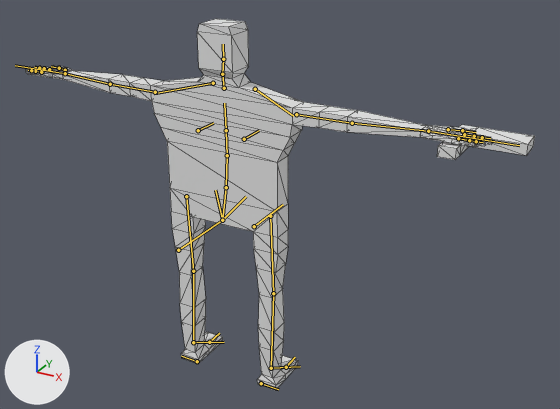
Before and after pictures for a commit that changed the glTF model BlenderTutorial/gruntBasicEnemy.glb.
The view is the same before and after, from a camera (50 mm lens) standing at (1.77, -2.73, 2.31) and looking at (0.2, 0.12, 0.89). Arrows for +X, +Y and +Z are at lower left; the lights stay in place. The first picture is the older version. The bones that change, and the others that lie on the model, are drawn over the model as lines. Mesh edges are drawn as thin lines.

The first picture shows 'GruntMesh', 'SimpleGun'.
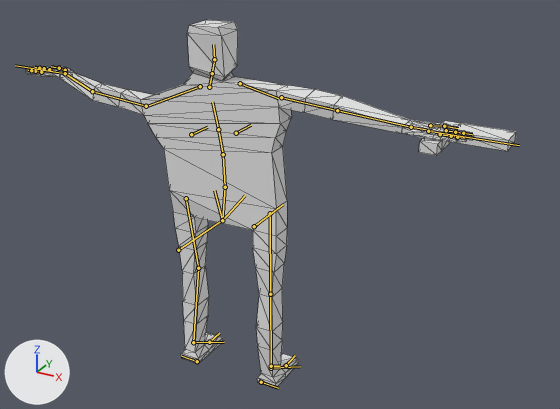
The newer file adds an action. The first version stands in its rest pose; the second is drawn at frame 0 of the action 'ImpactPushLeft'.

Pixel boxes [x1, y1, x2, y2] of what changed, in the pictures (560 x 409 px):
```json
{"object": "GruntMesh", "change": "posed", "before": [26, 19, 492, 390], "after": [26, 20, 474, 389]}
{"object": "SimpleGun", "change": "posed", "before": [437, 125, 535, 160], "after": [419, 121, 516, 155]}
{"bone": "spine", "before": "(222, 220) to (226, 187)", "after": "(222, 220) to (225, 187)"}
{"bone": "spine.001", "before": "(226, 187) to (227, 155)", "after": "(225, 187) to (223, 154)"}
{"bone": "spine.002", "before": "(227, 155) to (226, 130)", "after": "(223, 154) to (218, 129)"}
{"bone": "spine.003", "before": "(226, 130) to (224, 103)", "after": "(218, 129) to (212, 102)"}
{"bone": "spine.004", "before": "(224, 88) to (222, 74)", "after": "(209, 87) to (212, 73)"}
{"bone": "spine.005", "before": "(222, 74) to (223, 59)", "after": "(212, 73) to (214, 59)"}
{"bone": "spine.006", "before": "(223, 59) to (223, 44)", "after": "(214, 59) to (213, 44)"}
{"bone": "upper_arm.L", "before": "(155, 92) to (110, 84)", "after": "(146, 106) to (92, 91)"}
{"bone": "forearm.L", "before": "(110, 84) to (65, 73)", "after": "(92, 91) to (65, 73)"}
{"bone": "upper_arm.R", "before": "(296, 114) to (352, 123)", "after": "(281, 97) to (337, 110)"}
{"bone": "forearm.R", "before": "(352, 123) to (428, 131)", "after": "(337, 110) to (411, 127)"}
{"bone": "hand.R", "before": "(428, 131) to (450, 134)", "after": "(411, 127) to (432, 130)"}
{"bone": "thigh.L", "before": "(186, 196) to (193, 271)", "after": "(186, 198) to (198, 268)"}
{"bone": "shin.L", "before": "(193, 271) to (193, 342)", "after": "(198, 268) to (193, 342)"}
{"bone": "thigh.R", "before": "(270, 216) to (273, 293)", "after": "(270, 213) to (270, 294)"}
{"bone": "shin.R", "before": "(273, 293) to (271, 368)", "after": "(270, 294) to (271, 366)"}
```

The change, as JSON lines over the scene's bpy script:
```json
{"block": "bone_spine", "where": "bone_spine = bpy.data.objects['GruntRig'].pose.bones['spine']  # child of 'root'"}
{"op": "set", "path": "bone_spine.rotation_quaternion", "old": "(1.0, 0.0, 0.0, 0.0)", "new": "(1.0, 0.0, -0.006, 0.023)", "note": "degrees (0, 0, 0) -> degrees (0, -1, 3)"}
{"block": "bone_spine_001", "where": "bone_spine_001 = bpy.data.objects['GruntRig'].pose.bones['spine.001']  # child of 'spine'"}
{"op": "set", "path": "bone_spine_001.rotation_quaternion", "old": "(1.0, 0.0, 0.0, 0.0)", "new": "(1.0, 0.0, -0.003, 0.024)", "note": "degrees (0, 0, 0) -> degrees (0, 0, 3)"}
{"block": "bone_spine_002", "where": "bone_spine_002 = bpy.data.objects['GruntRig'].pose.bones['spine.002']  # child of 'spine.001'"}
{"op": "set", "path": "bone_spine_002.rotation_quaternion", "old": "(1.0, 0.0, 0.0, 0.0)", "new": "(1.0, 0.0, 0.001, 0.024)", "note": "degrees (0, 0, 0) -> degrees (0, 0, 3)"}
{"block": "bone_spine_003", "where": "bone_spine_003 = bpy.data.objects['GruntRig'].pose.bones['spine.003']  # child of 'spine.002'"}
{"op": "set", "path": "bone_spine_003.rotation_quaternion", "old": "(1.0, 0.0, 0.0, 0.0)", "new": "(1.0, 0.0, 0.001, 0.024)", "note": "degrees (0, 0, 0) -> degrees (0, 0, 3)"}
{"block": "bone_spine_004", "where": "bone_spine_004 = bpy.data.objects['GruntRig'].pose.bones['spine.004']  # child of 'spine.003'"}
{"op": "set", "path": "bone_spine_004.rotation_quaternion", "old": "(1.0, 0.0, 0.0, 0.0)", "new": "(0.972, -0.054, 0.077, -0.215)", "note": "degrees (0, 0, 0) -> degrees (-8, 7, -25)"}
{"block": "bone_spine_005", "where": "bone_spine_005 = bpy.data.objects['GruntRig'].pose.bones['spine.005']  # child of 'spine.004'"}
{"op": "set", "path": "bone_spine_005.rotation_quaternion", "old": "(1.0, 0.0, 0.0, 0.0)", "new": "(0.989, 0.151, 0.0, 0.0)", "note": "degrees (0, 0, 0) -> degrees (17, 0, 0)"}
{"block": "bone_spine_006", "where": "bone_spine_006 = bpy.data.objects['GruntRig'].pose.bones['spine.006']  # child of 'spine.005'"}
{"op": "set", "path": "bone_spine_006.rotation_quaternion", "old": "(1.0, 0.0, 0.0, 0.0)", "new": "(0.982, -0.088, -0.077, 0.147)", "note": "degrees (0, 0, 0) -> degrees (-11, -7, 18)"}
{"block": "bone_upper_arm_l", "where": "bone_upper_arm_l = bpy.data.objects['GruntRig'].pose.bones['upper_arm.L']  # child of 'shoulder.L'"}
{"op": "set", "path": "bone_upper_arm_l.rotation_quaternion", "old": "(1.0, 0.0, 0.0, 0.0)", "new": "(0.957, 0.209, 0.043, -0.195)", "note": "degrees (0, 0, 0) -> degrees (23, 9, -21)"}
{"block": "bone_forearm_l", "where": "bone_forearm_l = bpy.data.objects['GruntRig'].pose.bones['forearm.L']  # child of 'upper_arm.L'"}
{"op": "set", "path": "bone_forearm_l.rotation_quaternion", "old": "(1.0, 0.0, 0.0, 0.0)", "new": "(0.934, -0.358, 0.0, 0.015)", "note": "degrees (0, 0, 0) -> degrees (-42, 1, 2)"}
{"block": "bone_hand_l", "where": "bone_hand_l = bpy.data.objects['GruntRig'].pose.bones['hand.L']  # child of 'forearm.L'"}
{"op": "set", "path": "bone_hand_l.rotation_quaternion", "old": "(1.0, 0.0, 0.0, 0.0)", "new": "(0.981, 0.155, -0.102, 0.053)", "note": "degrees (0, 0, 0) -> degrees (17, -13, 4)"}
{"block": "bone_upper_arm_r", "where": "bone_upper_arm_r = bpy.data.objects['GruntRig'].pose.bones['upper_arm.R']  # child of 'shoulder.R'"}
{"op": "set", "path": "bone_upper_arm_r.rotation_quaternion", "old": "(1.0, 0.0, 0.0, 0.0)", "new": "(0.987, -0.023, 0.058, -0.151)", "note": "degrees (0, 0, 0) -> degrees (-4, 6, -18)"}
{"block": "bone_forearm_r", "where": "bone_forearm_r = bpy.data.objects['GruntRig'].pose.bones['forearm.R']  # child of 'upper_arm.R'"}
{"op": "set", "path": "bone_forearm_r.rotation_quaternion", "old": "(1.0, 0.0, 0.0, 0.0)", "new": "(0.998, 0.062, 0.0, 0.003)", "note": "degrees (0, 0, 0) -> degrees (7, 0, 0)"}
{"block": "bone_hand_r", "where": "bone_hand_r = bpy.data.objects['GruntRig'].pose.bones['hand.R']  # child of 'forearm.R'"}
{"op": "set", "path": "bone_hand_r.rotation_quaternion", "old": "(1.0, 0.0, 0.0, 0.0)", "new": "(0.996, -0.032, -0.059, 0.054)", "note": "degrees (0, 0, 0) -> degrees (-4, -6, 6)"}
{"block": "bone_thigh_l", "where": "bone_thigh_l = bpy.data.objects['GruntRig'].pose.bones['thigh.L']  # child of 'spine'"}
{"op": "set", "path": "bone_thigh_l.rotation_quaternion", "old": "(1.0, 0.0, 0.0, 0.0)", "new": "(0.998, -0.055, 0.004, -0.022)", "note": "degrees (0, 0, 0) -> degrees (-6, 0, -3)"}
{"block": "bone_shin_l", "where": "bone_shin_l = bpy.data.objects['GruntRig'].pose.bones['shin.L']  # child of 'thigh.L'"}
{"op": "set", "path": "bone_shin_l.rotation_quaternion", "old": "(1.0, 0.0, 0.0, 0.0)", "new": "(0.994, 0.11, 0.0, 0.0)", "note": "degrees (0, 0, 0) -> degrees (13, 0, 0)"}
{"block": "bone_foot_l", "where": "bone_foot_l = bpy.data.objects['GruntRig'].pose.bones['foot.L']  # child of 'shin.L'"}
{"op": "set", "path": "bone_foot_l.rotation_quaternion", "old": "(1.0, 0.0, 0.0, 0.0)", "new": "(0.998, -0.056, -0.001, -0.004)", "note": "degrees (0, 0, 0) -> degrees (-6, 0, 0)"}
{"block": "bone_thigh_r", "where": "bone_thigh_r = bpy.data.objects['GruntRig'].pose.bones['thigh.R']  # child of 'spine'"}
{"op": "set", "path": "bone_thigh_r.rotation_quaternion", "old": "(1.0, 0.0, 0.0, 0.0)", "new": "(0.999, 0.032, 0.002, -0.022)", "note": "degrees (0, 0, 0) -> degrees (4, 0, -3)"}
{"block": "bone_shin_r", "where": "bone_shin_r = bpy.data.objects['GruntRig'].pose.bones['shin.R']  # child of 'thigh.R'"}
{"op": "set", "path": "bone_shin_r.rotation_quaternion", "old": "(1.0, 0.0, 0.0, 0.0)", "new": "(0.998, -0.065, 0.0, 0.0)", "note": "degrees (0, 0, 0) -> degrees (-7, 0, 0)"}
```
